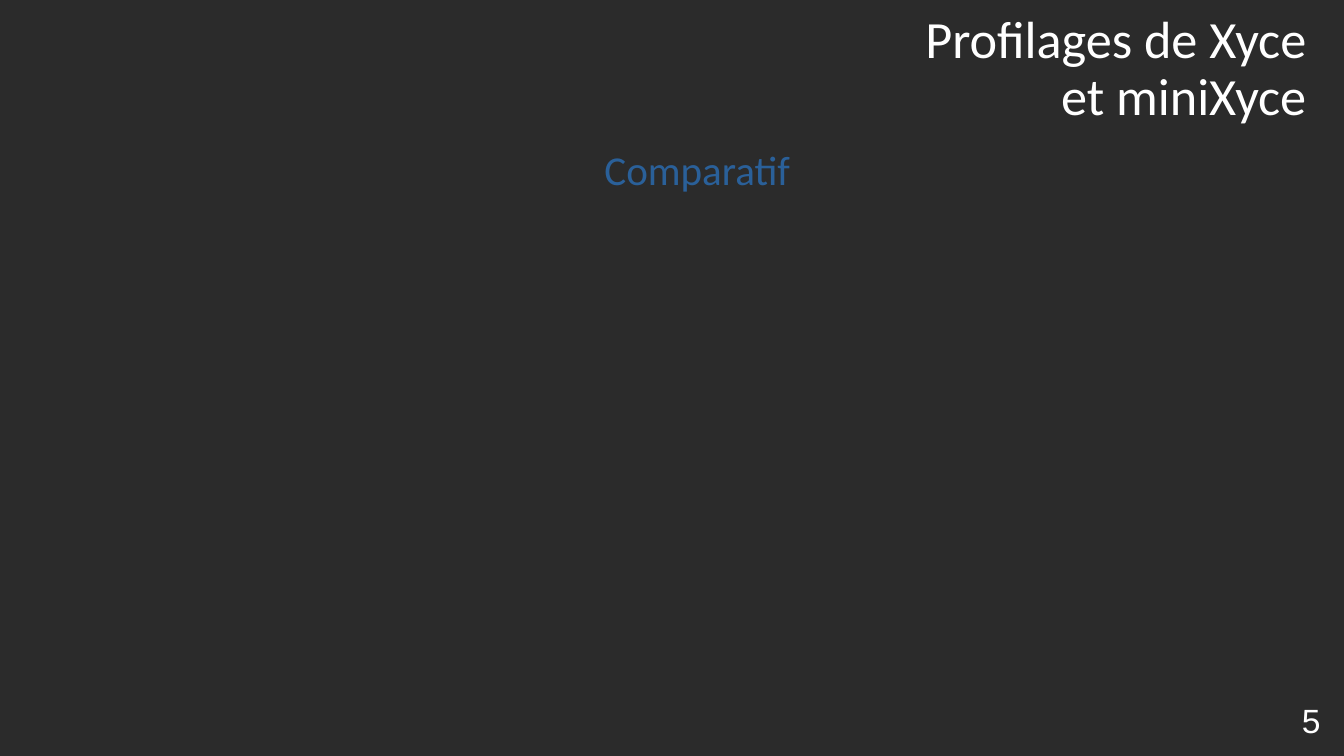
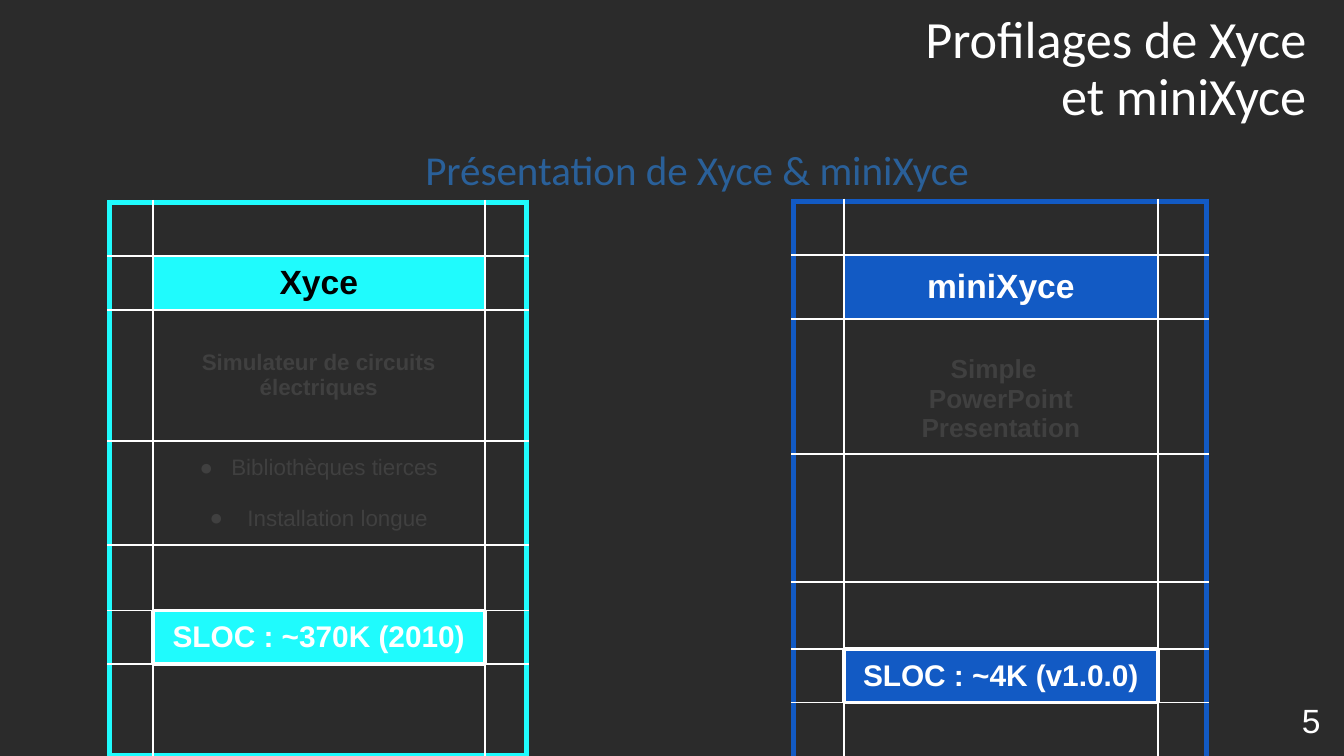
Before and after one commit to Robin-Cazalbou/Stage_M1_Miniapp, a slide deck: slide 5 of Présentation_Orale_stage/Présentation_orale_stage_CAZALBOU_Robin.odp. Drawn at 1344x756 pixels with LibreOffice and Linux fonts; fonts in the diff are those of the drawing; background and template pictures are left out; a plain dark background stands for a picture behind light text. Boxes give left, top, right and bottom in pixels: in the first picture for what was removed or moved away, otherwise in the second. Text is boxed around its words. In the diff, an @@ line names an element or a change of style, - is before the commit and + after.

```diff
--- a/Présentation_Orale_stage/Présentation_orale_stage_CAZALBOU_Robin.odp
+++ b/Présentation_Orale_stage/Présentation_orale_stage_CAZALBOU_Robin.odp
@@ text at bbox=[425, 156, 969, 192]: text changed @@
-Comparatif
+Présentation de Xyce & miniXyce
@@ table added at bbox=[109, 203, 526, 754], 7 rows, 3 columns @@
+ |  | 
+ | Xyce | 
+ | Simulateur de circuits / électriques | 
+ | Bibliothèques tierces / Installation longue | 
+ |  | 
+ | SLOC : ~370K (2010) | 
+ |  | 
@@ table added at bbox=[794, 202, 1207, 756], 7 rows, 3 columns @@
+ |  | 
+ | miniXyce | 
+ | Simple / PowerPoint Presentation | 
+ |  | 
+ |  | 
+ | SLOC : ~4K (v1.0.0) | 
+ |  | 
```
Also in this commit, not shown: 2 other slides changed, 1 slide added, 2 other files.
